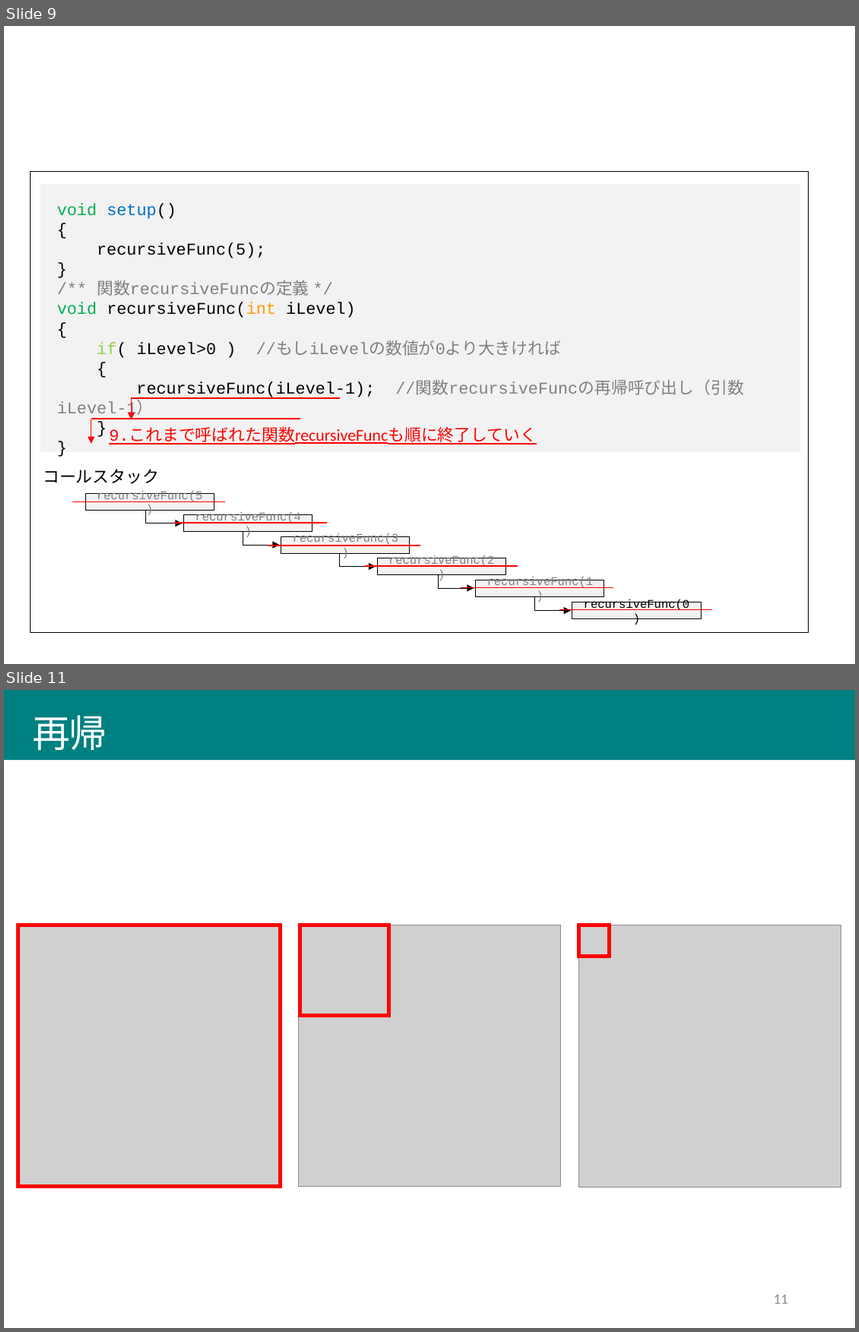
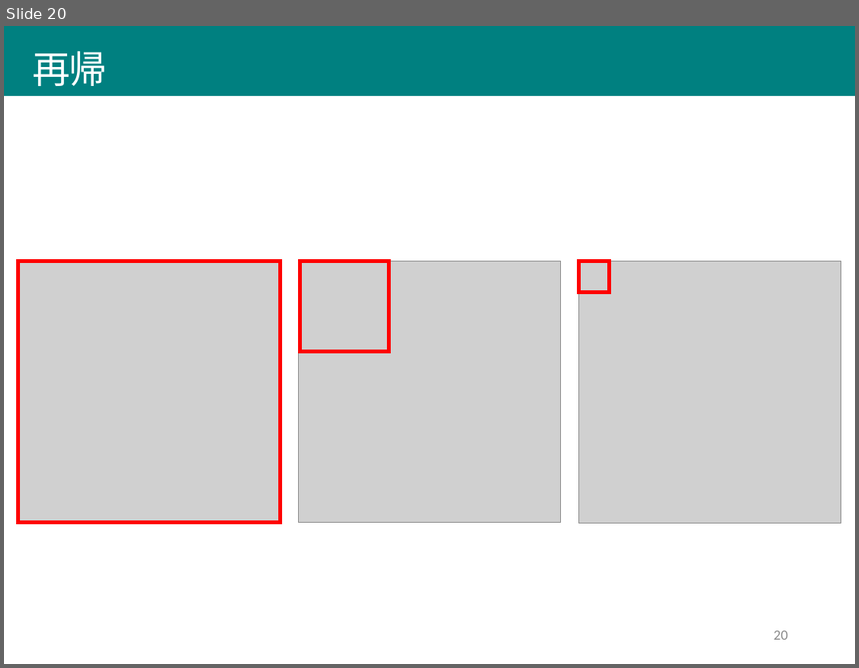
Before and after one commit to afukushimagit/afukushimagit.github.io, a slide deck: images/recursive/図素材.pptx. Shown one above the other, each under a label of ours: slides 9 and 11 before the commit, slide 20 after it; the slides between them are not shown. The pictures are 859x1332 and 859x668 pixels, drawn with LibreOffice and Linux fonts; fonts in the diff are those of the drawing; grey boxes stand for pictures. Boxes give left, top, right and bottom in pixels: in the first picture for what was removed or moved away, otherwise in the second. Text is boxed around its words. In the diff, an @@ line names an element or a change of style, - is before the commit and + after.

```diff
--- a/images/recursive/図素材.pptx
+++ b/images/recursive/図素材.pptx
@@ slide 9 removed at (4, 26, 855, 664), background #FFFFFF @@
@@ rectangle removed at (31, 172, 810, 633) @@
@@ rectangle removed at (40, 184, 800, 452) @@
@@ text removed at (57, 203, 743, 420) @@
-void setup()
-{
-recursiveFunc(5);
-}
-/** 関数recursiveFuncの定義 */
-void recursiveFunc(int iLevel)
-{
-if( iLevel>0 ) //もしiLevelの数値が0より大きければ
-{
-recursiveFunc(iLevel-1); //関数recursiveFuncの再帰呼び出し（引数iLevel-1）
-}
-}
@@ line removed from (132, 399) to (340, 399) @@
@@ arrow removed from (132, 398) to (132, 420) @@
@@ line removed from (91, 419) to (300, 419) @@
@@ arrow removed from (91, 420) to (91, 444) @@
@@ text removed at (109, 429, 537, 445) @@
-9.これまで呼ばれた関数recursiveFuncも順に終了していく
@@ text removed at (43, 469, 159, 484) @@
-コールスタック
@@ line removed from (72, 502) to (224, 502) @@
@@ rectangle removed at (86, 493, 215, 510) @@
-recursiveFunc(5)
@@ elbow arrow removed from (146, 510) to (182, 524) @@
@@ line removed from (174, 523) to (328, 523) @@
@@ rectangle removed at (183, 515, 312, 532) @@
-recursiveFunc(4)
@@ elbow arrow removed from (243, 531) to (280, 545) @@
@@ line removed from (268, 546) to (420, 546) @@
@@ rectangle removed at (281, 537, 410, 553) @@
-recursiveFunc(3)
@@ elbow arrow removed from (339, 553) to (376, 566) @@
@@ line removed from (365, 566) to (518, 566) @@
@@ rectangle removed at (378, 559, 506, 576) @@
-recursiveFunc(2)
@@ elbow arrow removed from (438, 575) to (474, 588) @@
@@ line removed from (461, 588) to (614, 588) @@
@@ rectangle removed at (475, 580, 604, 598) @@
-recursiveFunc(1)
@@ elbow arrow removed from (534, 598) to (571, 610) @@
@@ line removed from (560, 610) to (712, 610) @@
@@ rectangle removed at (572, 602, 701, 620) @@
-recursiveFunc(0)
@@ what was slide 11 is now slide 20 @@
@@ page number at (774, 631, 788, 640): text changed @@
-11
+20
```
Also in this commit, not shown: 5 slides changed, 14 slides added, 4 other slides removed, 45 other files.
